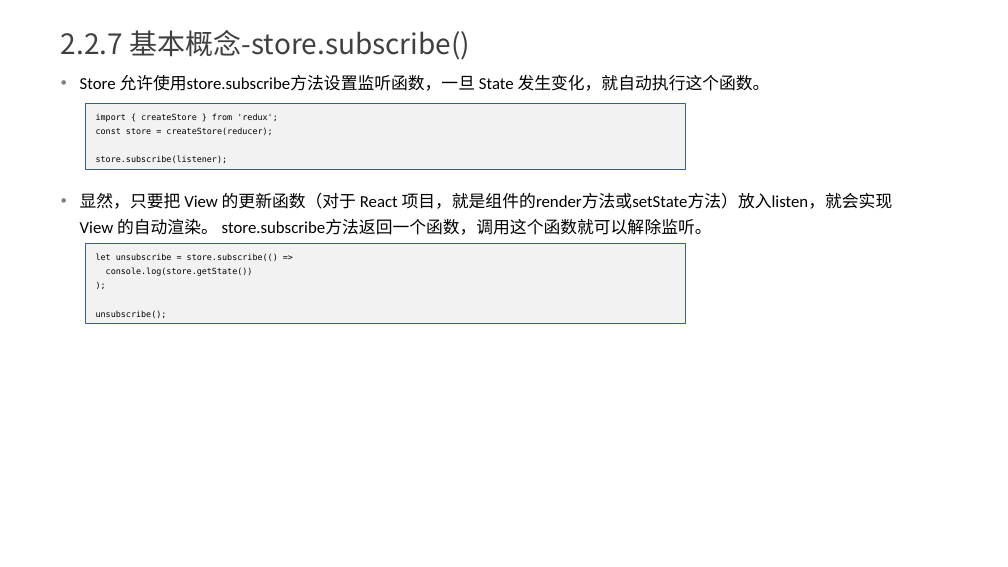
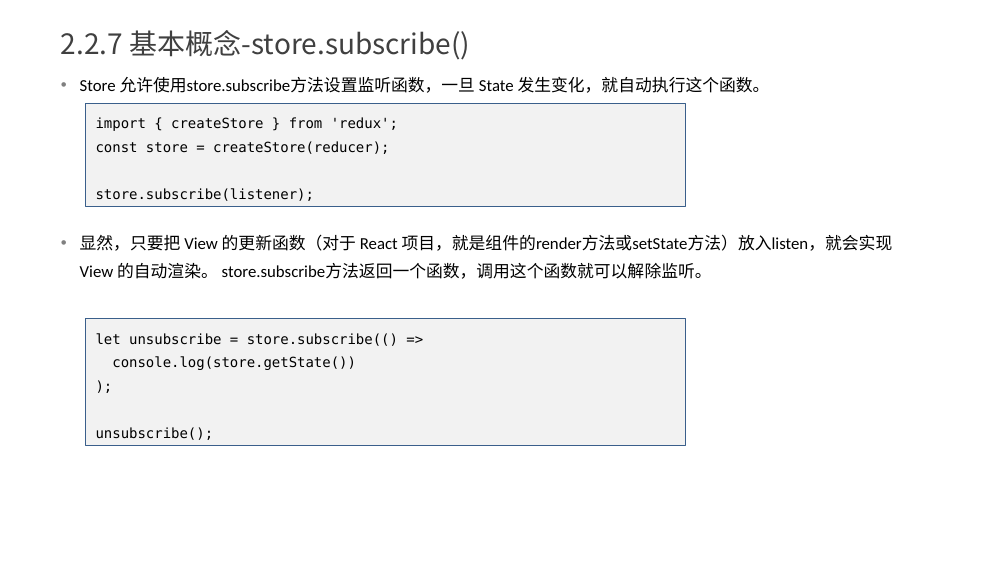
Before and after one commit to yxl2628/reactjs, a slide deck: slide 27 of ppt/03 React技术栈.pptx (slide 26 before the commit). Drawn at 1008x567 pixels with LibreOffice and Linux fonts; fonts in the diff are those of the drawing. Boxes give left, top, right and bottom in pixels: in the first picture for what was removed or moved away, otherwise in the second. Text is boxed around its words. In the diff, an @@ line names an element or a change of style, - is before the commit and + after.

```diff
--- a/ppt/03 React技术栈.pptx
+++ b/ppt/03 React技术栈.pptx
@@ text "Store 允许使用store.subscribe方法设置监听函数，一旦 State 发生变化，就自动执行这个函数。" at (80,77,893,279): line spacing 1.3 to 1.4 @@
@@ rectangle "import { createStore } from ...": place and size @@
-rectangle "import { createStore } from ..." at (86,103,685,169)
+rectangle "import { createStore } from ..." at (86,103,685,207)
@@ rectangle "import { createStore } from ..." at (86,103,685,207): size 6 to 10 pt @@
@@ rectangle "let unsubscribe = store.subscribe(() =>" at (86,319,685,446): size 6 to 10 pt @@
@@ rectangle "let unsubscribe = store.subscribe(() =>": place and size @@
-rectangle "let unsubscribe = store.subscribe(() =>" at (86,243,685,324)
+rectangle "let unsubscribe = store.subscribe(() =>" at (86,319,685,446)
```
Also in this commit, not shown: 11 other slides changed, 1 other file.
